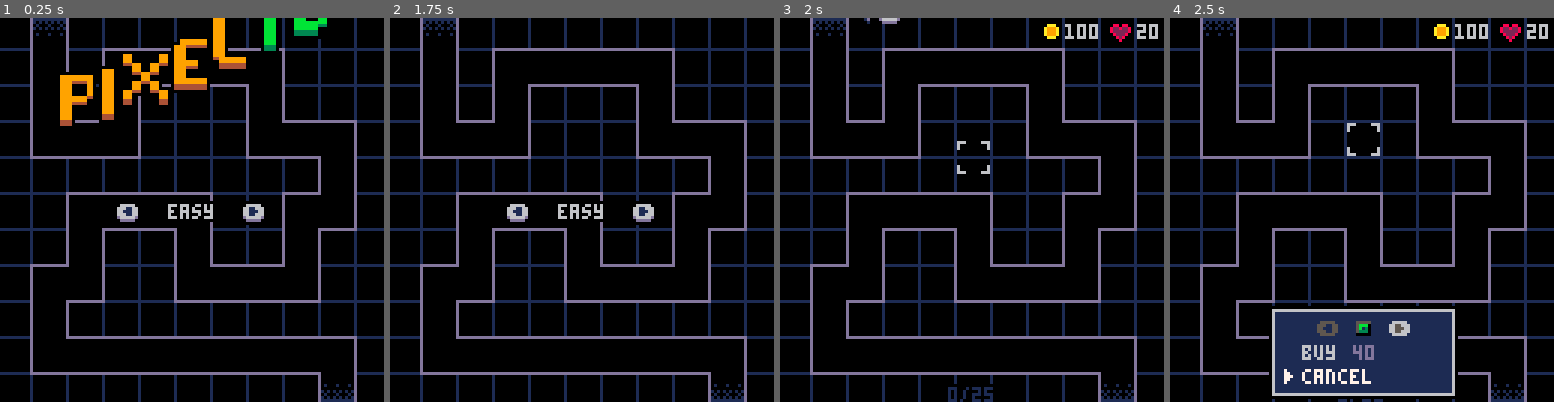
Above: before the commit, frames 1-4 (left to right).
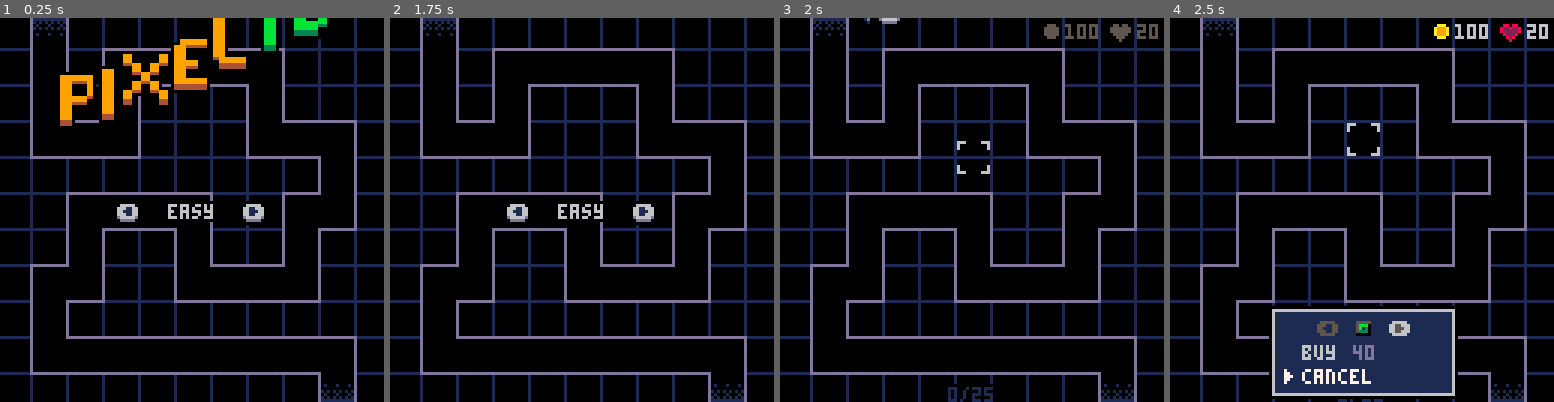
Above: after the commit, the same moments.

Repository: beardedsakimonkey/pixel_td.p8
Game: PICO-8 cartridge pixel_td.p8
Two runs of this game, one before a commit and one after it. Both use one fixed random seed, a clock stepped at 60 frames per second and the inputs below.
Inputs:
- Up to frame 1 (0.25 s): no input
- Up to frame 2 (1.75 s): tap one key every 0.37 s from 0.33 s: O (Z key) Down O (Z key) X (X key)
- Up to frame 3 (2 s): hold Up from 1.97 s (still down)
- Up to frame 4 (2.5 s): keep holding Up; tap X (X key) at 2.07 s; tap O (Z key) at 2.22 s

Frames 1-2 are identical in both runs. In frame 3, 0.6% of the frame differs, in the area x 68-99%, y 1-7%; in frame 4, nothing differs.

Commit message:
fade stats in

Diff:
--- a/core.lua
+++ b/core.lua
@@ -198,24 +198,8 @@
     bonus_menu:draw()
 
     draw_hint()
-    -- things drawn below will not be affected by screen shake
-    camera()
-
-    -- Draw stats
-    do
-        local lives = tostr(lives)
-        local x = 127 - #lives*4
-        local y = 2
-        print(lives, x, y, C.light_gray)
-        x -= 9
-        spr(18, x, y)
-
-        local gold = tostr(gold)
-        x -= 3 + #gold*4
-        print(gold, x, y, C.light_gray)
-        x -= 7
-        spr(17, x, y)
-    end
+    camera() -- things drawn below will not be affected by screen shake
+    draw_stats()
 
     -- Draw debug messages
     color(C.light_gray)
@@ -260,6 +244,33 @@
 
 end
 
+function draw_stats()
+    local c = t<=4 and C.dark_blue or t<=8 and C.dark_gray or nil
+    if c then
+        pal({
+            [2]=c, -- dark purple
+            [6]=c, -- light gray
+            [8]=c, -- red
+            [9]=c, -- orange
+            [10]=c, -- yellow
+        })
+    end
+    local lives = tostr(lives)
+    local x = 127 - #lives*4
+    local y = 2
+    print(lives, x, y, C.light_gray)
+    x -= 9
+    spr(18, x, y)
+
+    local gold = tostr(gold)
+    x -= 3 + #gold*4
+    print(gold, x, y, C.light_gray)
+    x -= 7
+    spr(17, x, y)
+    pal(0)
+
+end
+
 function get_cell_corner(cell, c)
     if c == CRNR.top   then return {x = cell.left,  y = cell.top} end
     if c == CRNR.right then return {x = cell.right, y = cell.top} end
